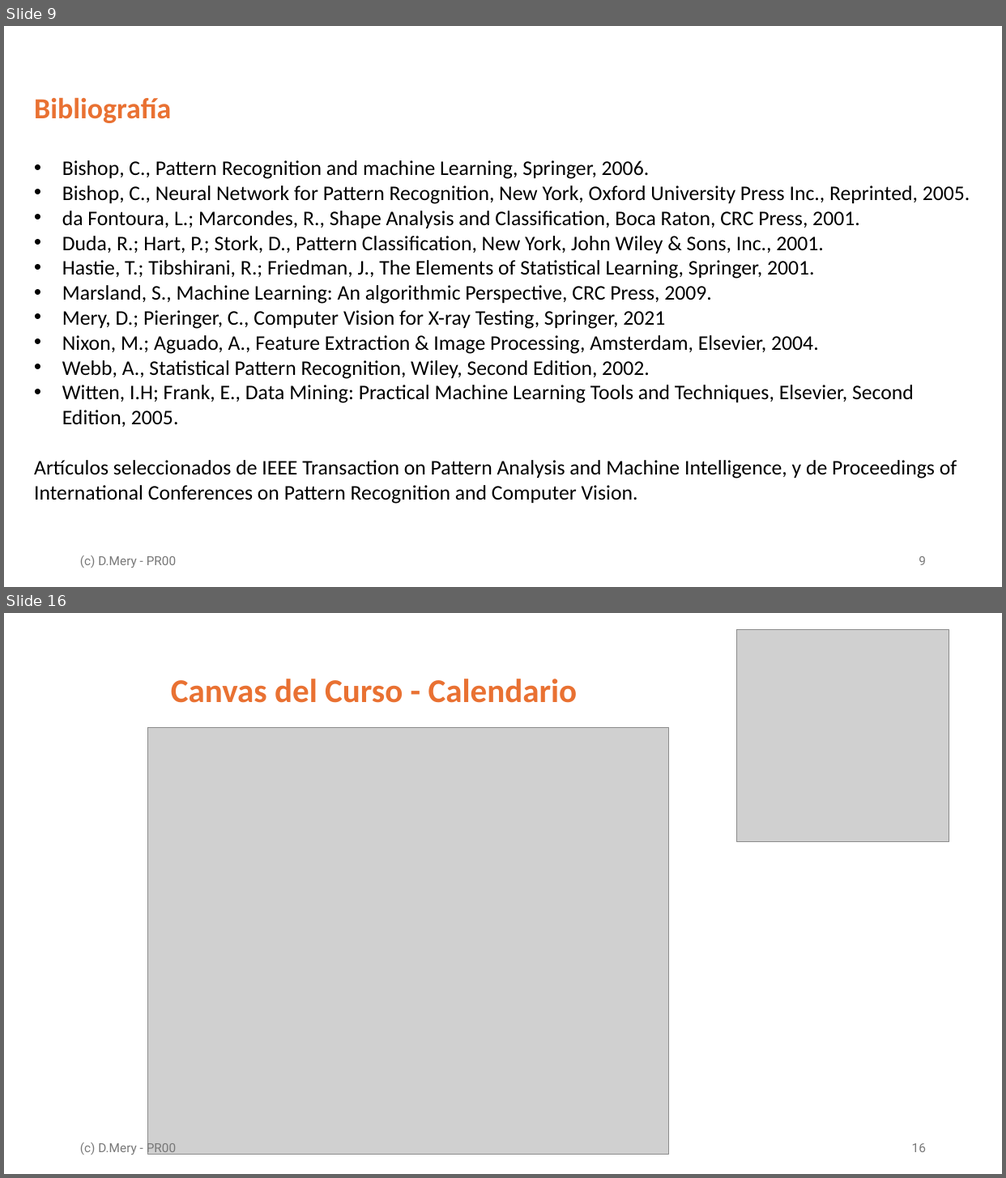
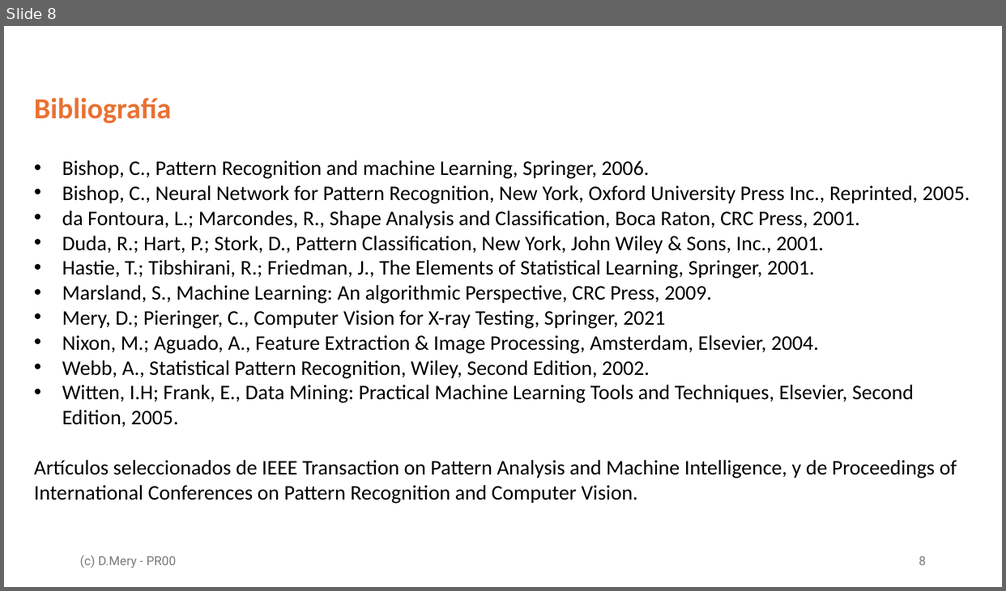
Before and after one commit to domingomery/pr, a slide deck: clases/PR00_Lineas_Generales/presentaciones/pptx/PR00_PresentacionCurso.pptx. Shown one above the other, each under a label of ours: slides 9 and 16 before the commit, slide 8 after it; the slides between them are not shown. The pictures are 1006x1178 and 1006x591 pixels, drawn with LibreOffice and Linux fonts; fonts in the diff are those of the drawing; grey boxes stand for pictures. Boxes give left, top, right and bottom in pixels: in the first picture for what was removed or moved away, otherwise in the second. Text is boxed around its words. In the diff, an @@ line names an element or a change of style, - is before the commit and + after.

```diff
--- a/clases/PR00_Lineas_Generales/presentaciones/pptx/PR00_PresentacionCurso.pptx
+++ b/clases/PR00_Lineas_Generales/presentaciones/pptx/PR00_PresentacionCurso.pptx
@@ slide 16 removed at bbox=[4, 613, 1002, 1174], background #FFFFFF @@
@@ picture removed at bbox=[737, 630, 948, 842] @@
@@ text removed at bbox=[171, 679, 577, 703] @@
-Canvas del Curso - Calendario
@@ picture removed at bbox=[147, 727, 669, 1155] @@
@@ text removed at bbox=[80, 1142, 176, 1157] @@
-(c) D.Mery - PR00
@@ page number removed at bbox=[912, 1144, 926, 1152] @@
-16
@@ what was slide 9 is now slide 8 @@
```
Also in this commit, not shown: 1 slide added, 16 other slides removed, 13 other files.
